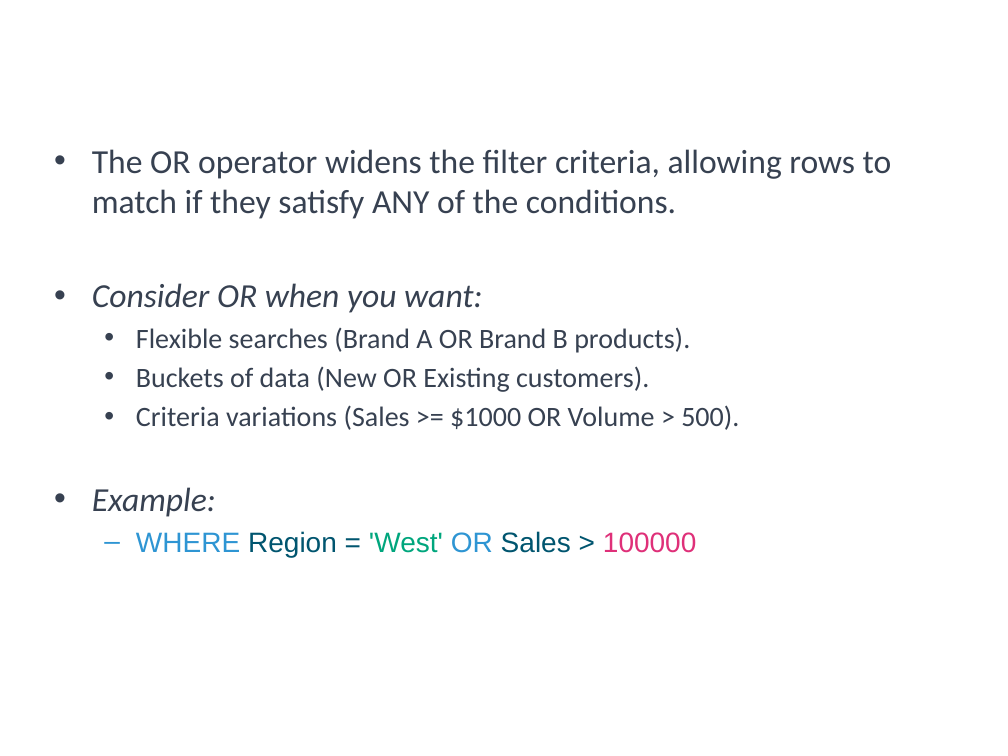
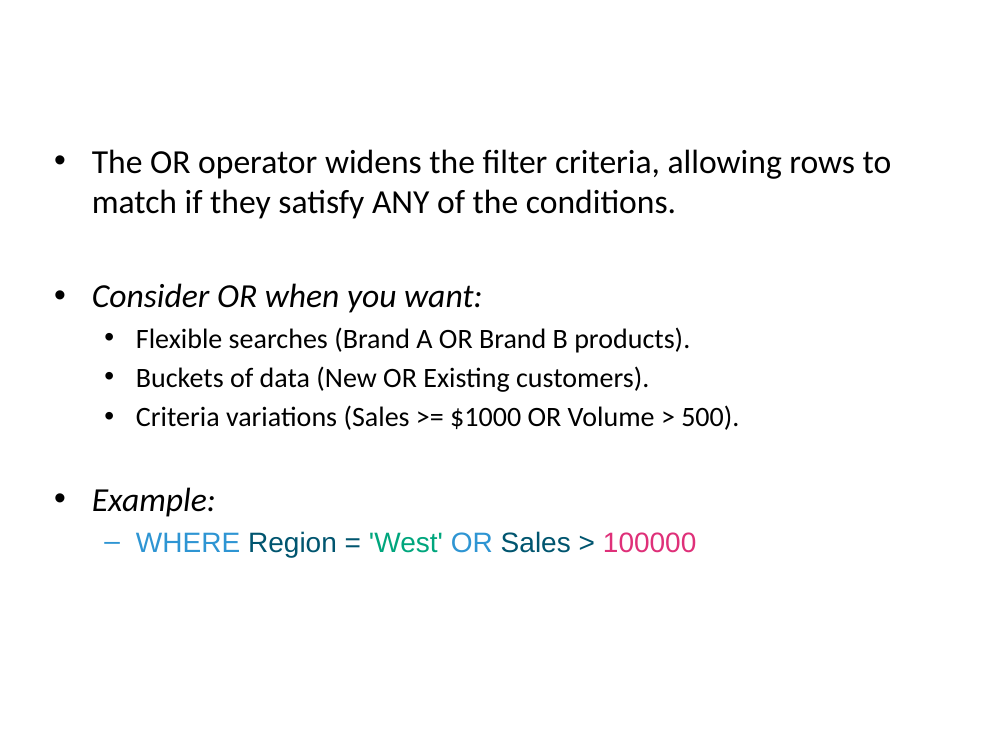
Before and after one commit to a099954/ABC-Program, a slide deck: slide 13 of SQL/Day 2 Filtering and Ordering/Filtering and Ordering.pptx (slide 14 before the commit). Drawn at 1008x756 pixels with LibreOffice and Linux fonts; fonts in the diff are those of the drawing; background and template pictures are left out. Boxes give left, top, right and bottom in pixels: in the first picture for what was removed or moved away, otherwise in the second. Text is boxed around its words. In the diff, an @@ line names an element or a change of style, - is before the commit and + after.

```diff
--- a/SQL/Day 2 Filtering and Ordering/Filtering and Ordering.pptx
+++ b/SQL/Day 2 Filtering and Ordering/Filtering and Ordering.pptx
@@ text at (92,149,892,517): text colour #374151 to #000000 in "The OR operator widens the filter criteria, ...", "Consider OR when you want:", "Flexible searches (Brand A OR Brand B ...", "Buckets of data (New OR Existing customers)." and 2 more places @@
```
Also in this commit, not shown: 15 other slides changed, 4 slides removed, 19 other files.
